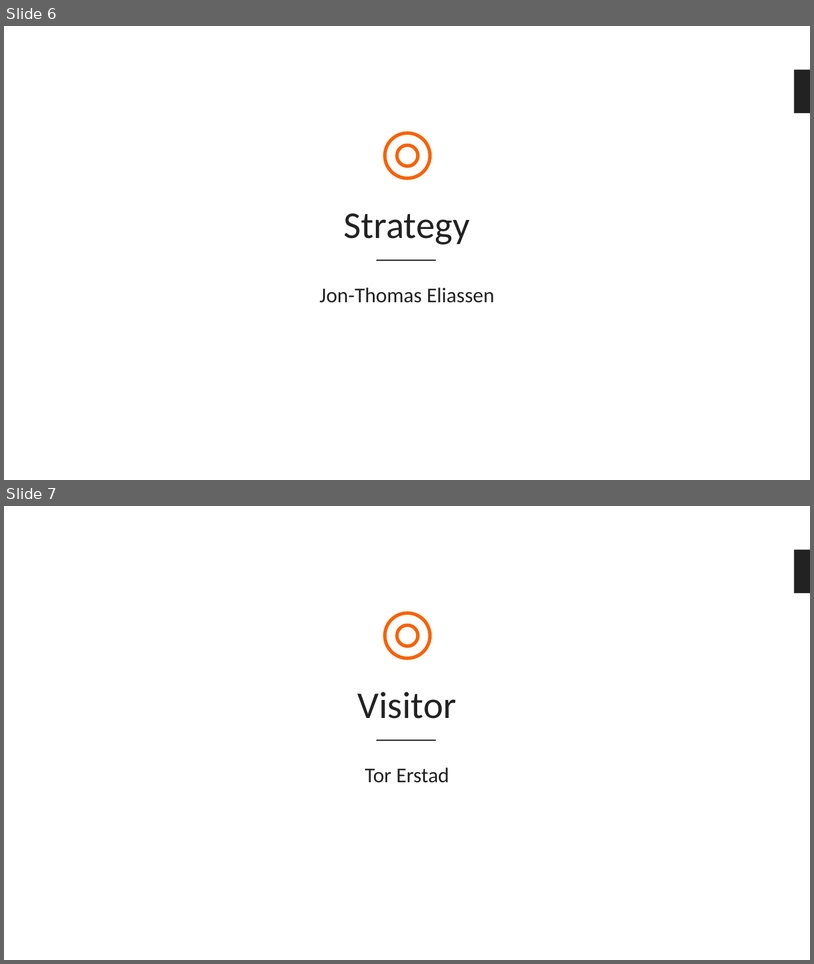
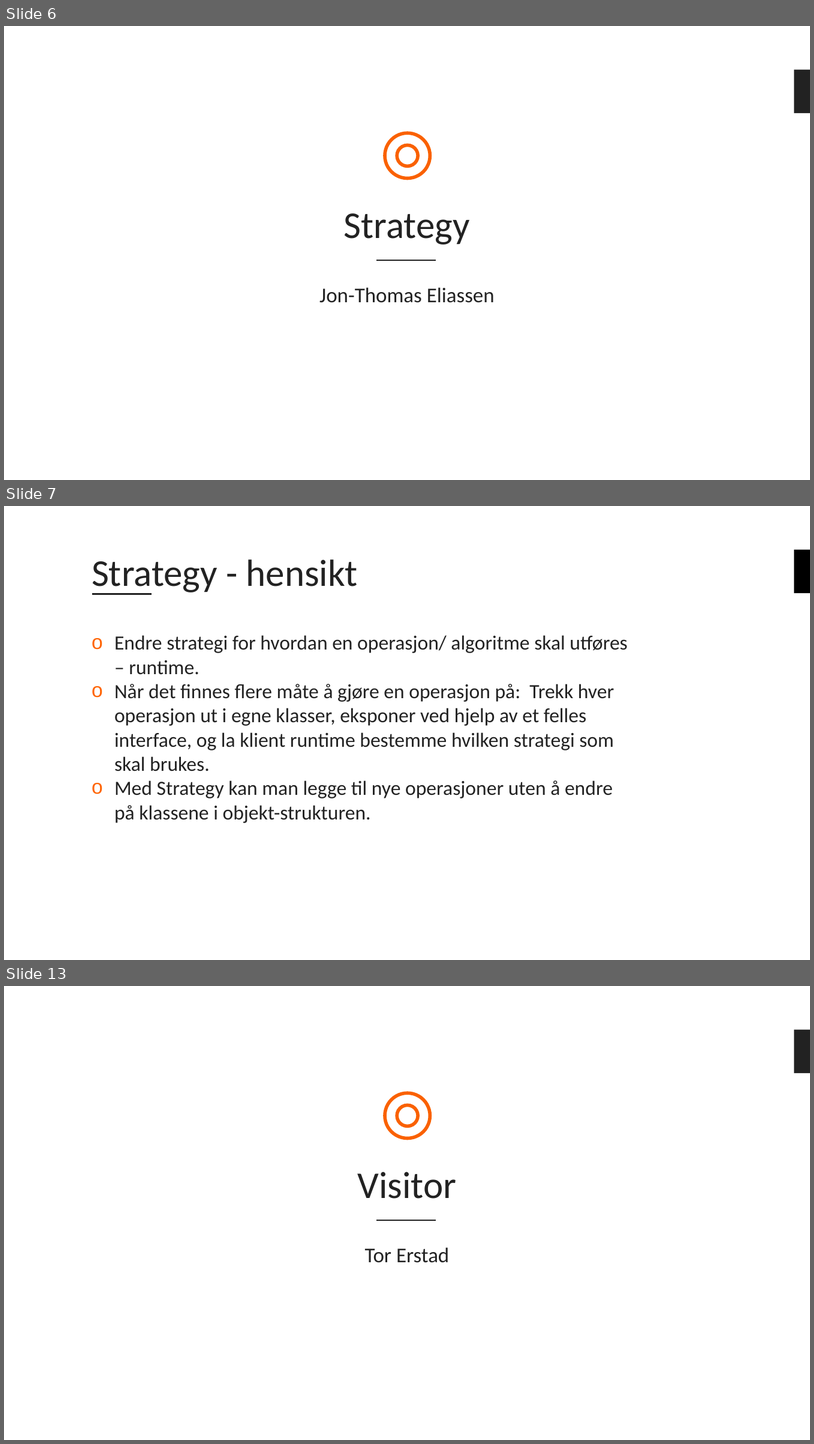
Before and after one commit to bouvet/VisitorAndStrategyPattern, a slide deck: Presentasjon.pptx. Shown one above the other, each under a label of ours: slides 6 and 7 before the commit, slides 6, 7 and 13 after it; the slides between them are not shown. The pictures are 814x964 and 814x1444 pixels, drawn with LibreOffice and Linux fonts; fonts in the diff are those of the drawing; background and template pictures are left out. Boxes give left, top, right and bottom in pixels: in the first picture for what was removed or moved away, otherwise in the second. Text is boxed around its words. In the diff, an @@ line names an element or a change of style, - is before the commit and + after.

```diff
--- a/Presentasjon.pptx
+++ b/Presentasjon.pptx
@@ slide 7 added at <box>4,506,810,960</box>, background #FFFFFF @@
@@ title added at <box>92,559,358,595</box>, 45 pt, text #222222 @@
+Strategy - hensikt
@@ rectangle added at <box>795,550,810,593</box>, fill #000000 @@
@@ line added from (92, 594) to (152, 594), #222222 2 pt @@
@@ text added at <box>114,635,627,823</box>, 24 pt, text #222222 @@
+o Endre strategi for hvordan en operasjon/ algoritme skal utføres – runtime.
+o Når det finnes flere måte å gjøre en operasjon på: Trekk hver operasjon ut i egne klasser, eksponer ved hjelp av et felles interface, og la klient runtime bestemme hvilken strategi som skal brukes.
+o Med Strategy kan man legge til nye operasjoner uten å endre på klassene i objekt-strukturen.
@@ what was slide 7 is now slide 13 @@
```
Also in this commit, not shown: 5 other slides added.
